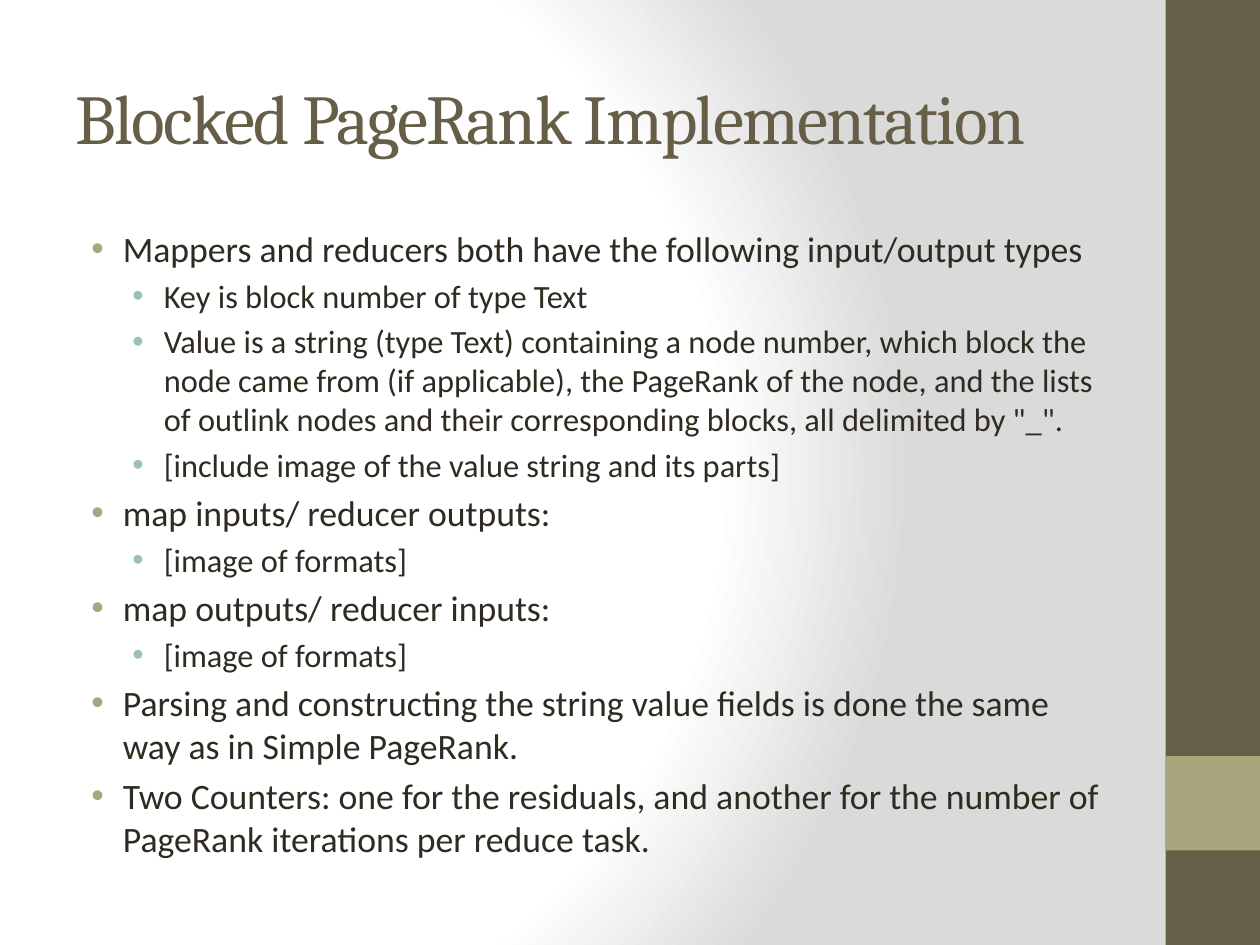
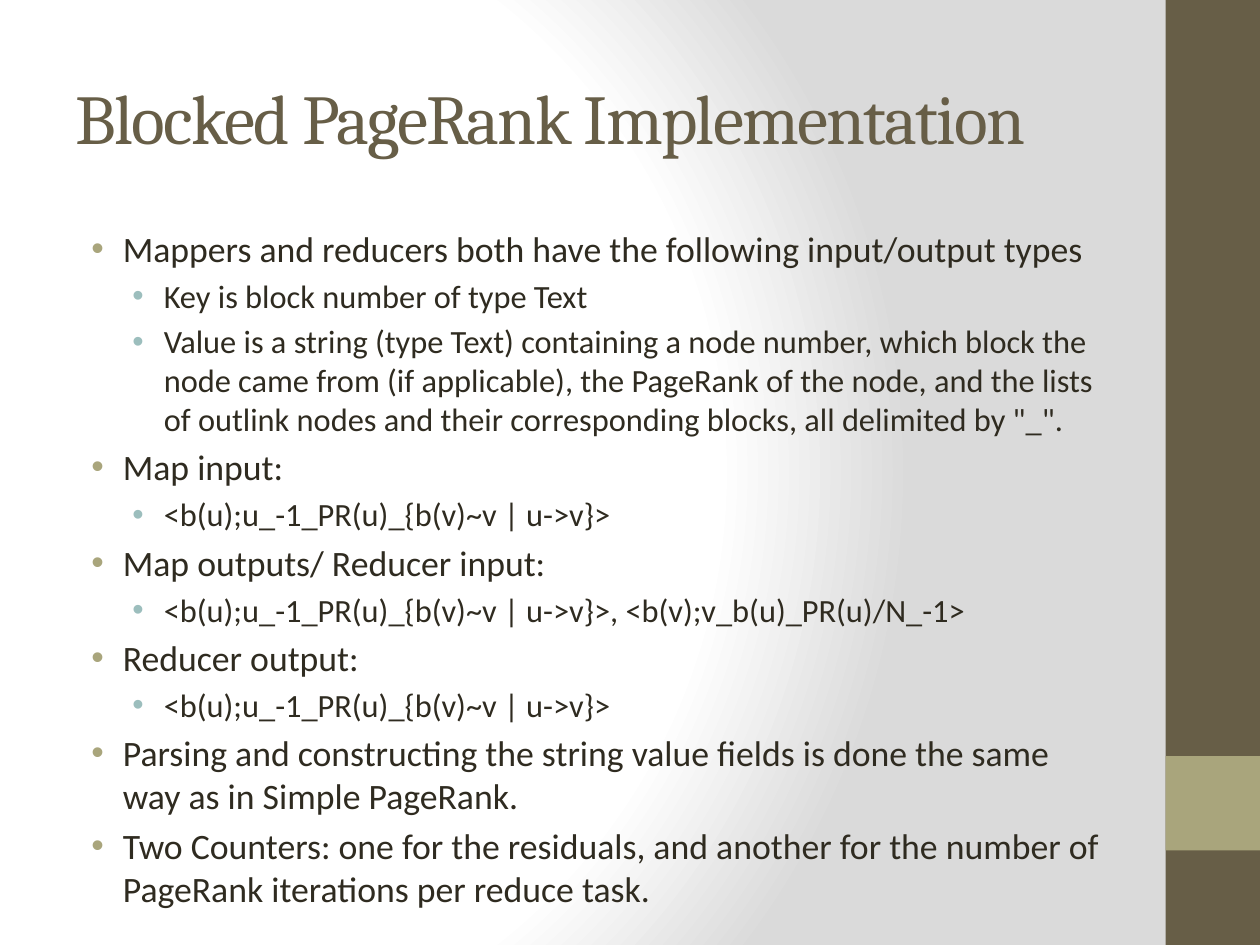
Before and after one commit to piranna0/CS5300P2, a slide deck: slide 9 of presentation.pptx. Drawn at 1260x945 pixels with LibreOffice and Linux fonts; fonts in the diff are those of the drawing. Boxes give left, top, right and bottom in pixels: in the first picture for what was removed or moved away, otherwise in the second. Text is boxed around its words. In the diff, an @@ line names an element or a change of style, - is before the commit and + after.

```diff
--- a/presentation.pptx
+++ b/presentation.pptx
@@ text at bbox=[123, 455, 965, 722]: text changed @@
-  • [include image of the value string and its parts]
-• map inputs/ reducer outputs:
-  • [image of formats]
-• map outputs/ reducer inputs:
-  • [image of formats]
+• Map input:
+  • <b(u);u_-1_PR(u)_{b(v)~v | u->v}>
+• Map outputs/ Reducer input:
+  • <b(u);u_-1_PR(u)_{b(v)~v | u->v}>, <b(v);v_b(u)_PR(u)/N_-1>
+• Reducer output:
+  • <b(u);u_-1_PR(u)_{b(v)~v | u->v}>
```
Also in this commit, not shown: 1 other slide changed, 1 other file.
